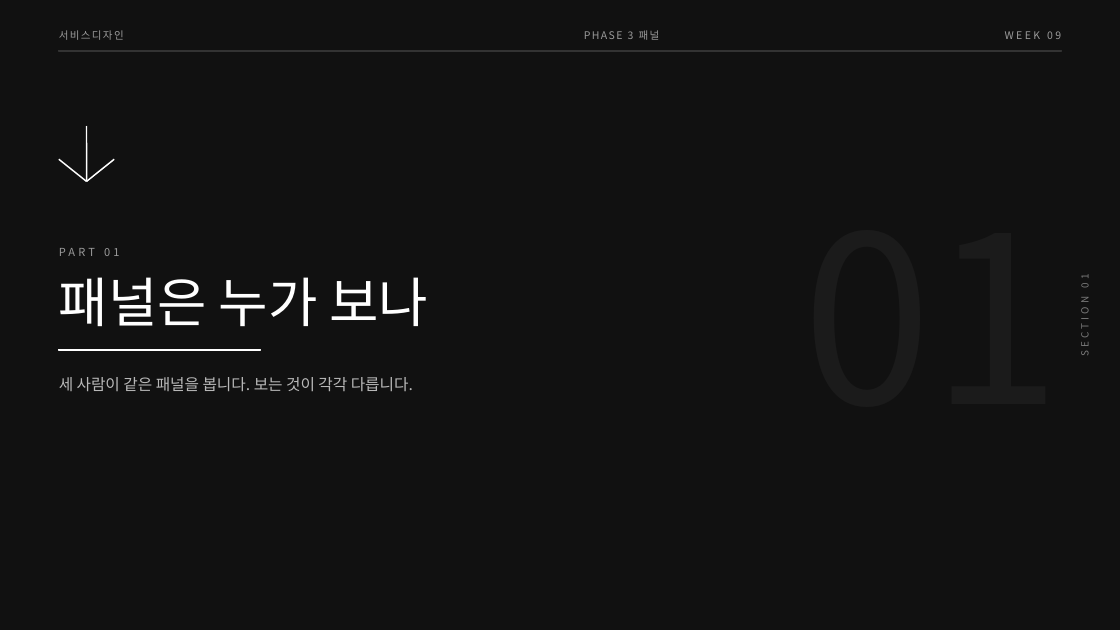
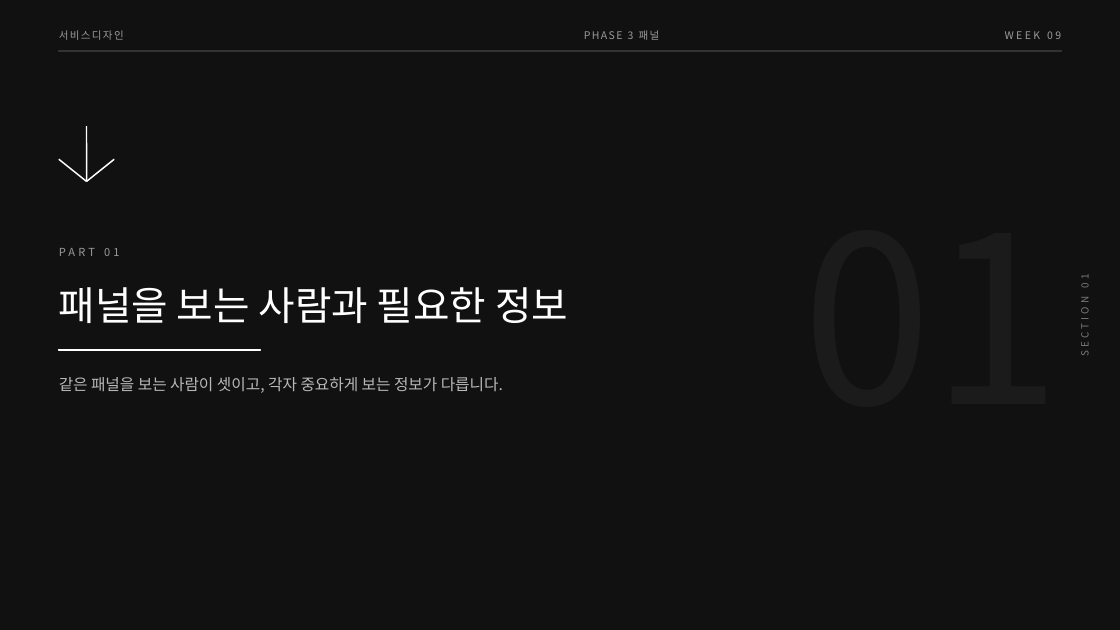
Before and after one commit to design-eng/MIN.D, a slide deck: slide 3 of dist/weeks-2학기/서비스디자인_2학기_09주차_패널레이아웃.pptx. Drawn at 1120x630 pixels with LibreOffice and Linux fonts; fonts in the diff are those of the drawing. Boxes give left, top, right and bottom in pixels: in the first picture for what was removed or moved away, otherwise in the second. Text is boxed around its words. In the diff, an @@ line names an element or a change of style, - is before the commit and + after.

```diff
--- a/dist/weeks-2학기/서비스디자인_2학기_09주차_패널레이아웃.pptx
+++ b/dist/weeks-2학기/서비스디자인_2학기_09주차_패널레이아웃.pptx
@@ text at (x1=59, y1=287, x2=568, y2=323): text changed; size 46 to 34 pt @@
-패널은 누가 보나
+패널을 보는 사람과 필요한 정보
@@ text at (x1=59, y1=377, x2=503, y2=393): text changed @@
-세 사람이 같은 패널을 봅니다. 보는 것이 각각 다릅니다.
+같은 패널을 보는 사람이 셋이고, 각자 중요하게 보는 정보가 다릅니다.
```
Also in this commit, not shown: 20 other slides changed, 5 other files.
